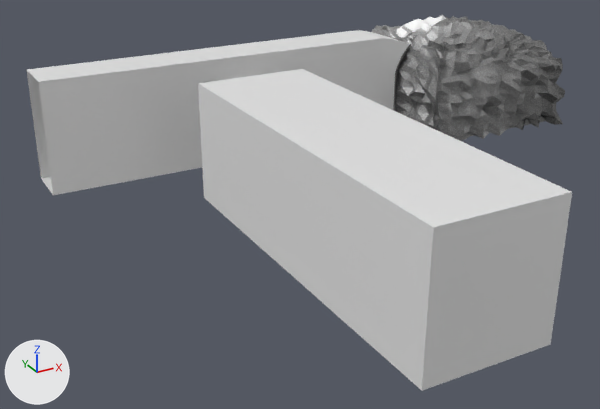
Two versions of the Blender file blend/cave-model-1-displace-2.blend, one commit apart.
Camera for both pictures: a camera (50 mm lens) standing at (-28.5, -34.9, 14.02) and looking at (-13.02, -6.76, -0.05). The lights are fixed; the arrows at lower left show +X, +Y and +Z.
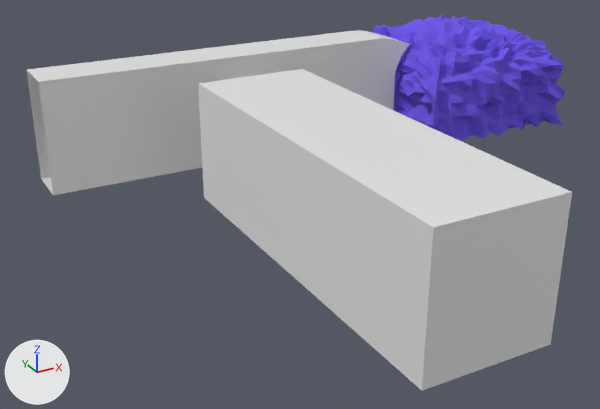
The change, as a diff of the scene's bpy script:
```diff
--- a/blend/cave-model-1-displace-2.blend.py
+++ b/blend/cave-model-1-displace-2.blend.py
@@ mat_material @@
-mat_material = principled_material('Material')
-mat_material.texture = img_cave_lightmap
+mat_material = diffuse_material('Material')
+mat_material.base_color = (0.179, 0.115, 0.8)  # blue #755fe7
 mat_material.roughness = 0.4
```

Boxes (x1, y1, x2, y2) around the edits, measured in the pictures (600 x 409 px):
'Sphere.002', surface changed (grey to blue)
    both: (372, 15, 565, 141)
